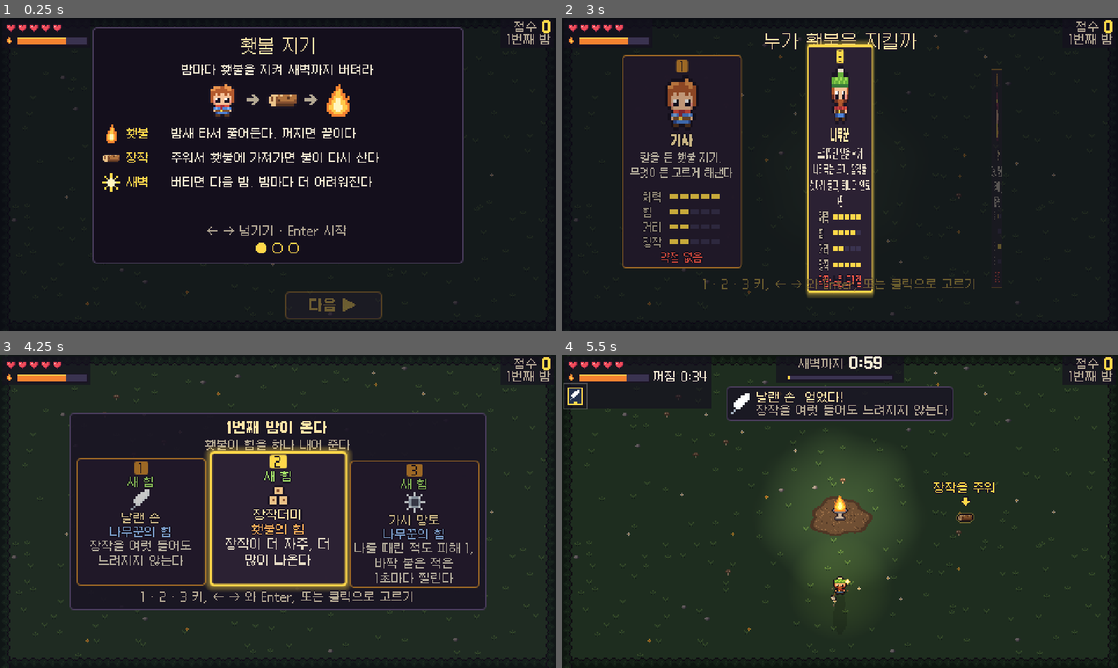
Above: before the commit, frames 1-4 (two rows, left to right).
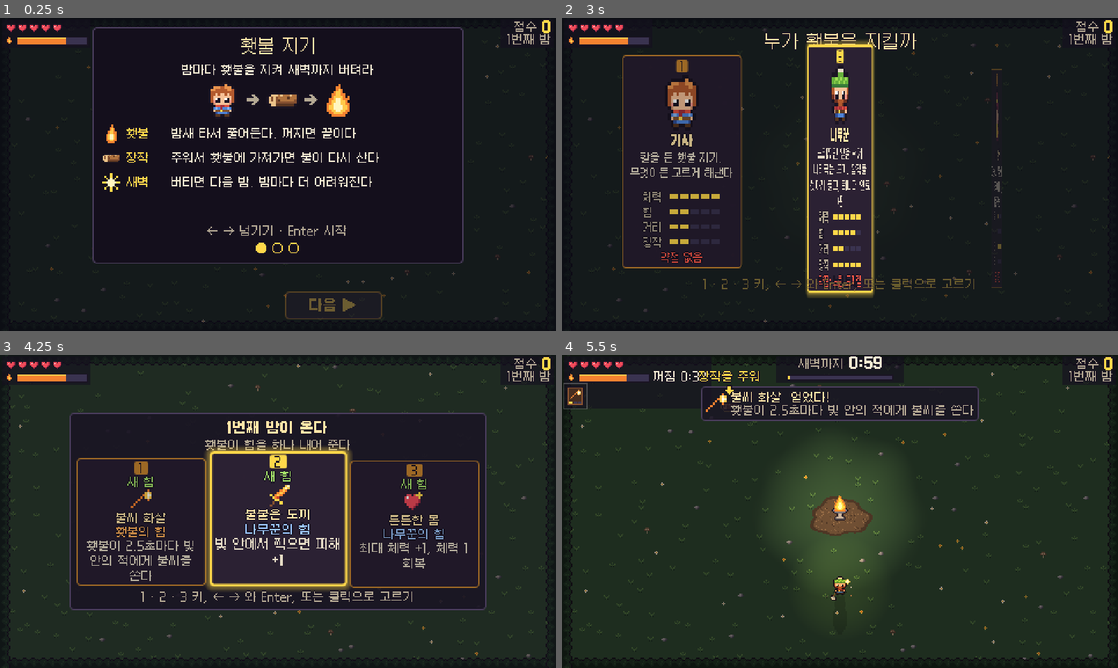
Above: after the commit, the same moments.

Repository: KHWook/2dgame1
Game: Godot game, scene res://src/main.tscn
The game is run twice, just before and just after one commit, with the same random seed, the same clock (stepped at 60 frames per second) and the same inputs.
Inputs (mouse positions are in pixels of both pictures, inside the frame that each line leads up to):
- Up to frame 1 (0.25 s): no input
- Up to frame 2 (3 s): tap Enter at 0.5 s; move the mouse to (962, 158) at 0.52 s; hold Right 0.53-1.25 s; tap 1 at 0.6 s; click (962, 158) at 0.67 s; tap Space at 0.77, 2.75 s; drag from (728, 190) to (812, 237) at 1.27 s; move the mouse to (895, 105) at 2.02 s; hold Right 2.03-2.75 s; tap 3 at 2.1 s; drag from (812, 237) to (673, 127) at 2.77 s
- Up to frame 3 (4.25 s): move the mouse to (444, 558) at 3.52 s; hold Left from 3.53 s (still down); tap Keypad Enter at 3.6 s; tap Space at 3.77 s
- Up to frame 4 (5.5 s): release Left at 4.25 s; drag from (673, 464) to (756, 433) at 4.27 s; move the mouse to (867, 511) at 5.02 s; hold Down from 5.03 s (still down); tap J at 5.1 s; click (867, 511) at 5.17 s

The runs differ from the first frame. In frame 1, 0.1% of the frame differs, in the area x 2-99%, y 8-98%; in frame 2, 0.3%; in frame 3, 3.8%; in frame 4, 4.0%, in the area x 1-99%, y 2-98%.

Commit message:
A fresh seed for every run a person starts
main.gd now says which seed each run is played on. Unless the seed is
fixed (--seed=N, or the bot, which keeps seed 1 so dev renders stay the
same), it draws one at boot and again at every run start from the system
clock and the time since launch: fresh_seed(clock_usec, ticks_usec), a
pure 31-bit mix into 1..999999. Until now every run was seed 1: the same
first three cards and the same enemies from the same places.

Every run starts in _take_character: from the choosing screen, at boot
when the bot or --char=ID skips that screen, and from an ending under
--char=ID, which used to restart inside the world on the same seed. It
hands the seed to World.choose, lays the ground out from it and prints
"run: seed N, id".

The _seeds scene holds fresh_seed: inside 1..999999 for 0 and the ends
of an int, the same for the same clocks, another one a microsecond
later, and 1000 starts a microsecond apart get at least 990 seeds spread
over the range.

Co-Authored-By: Claude Fable 5.2 <noreply@anthropic.com>

Diff:
--- a/src/main.gd
+++ b/src/main.gd
@@ -2,6 +2,8 @@
 ## world on Godot's fixed physics tick (D5), and shows the world by reading it (D4): src/art/painter.gd paints it.
 ## Words go in Control nodes such as Label, never into the world (C1): src/ui.gd holds them all.
 ## Touches become the same actions as keys in src/touch.gd, which main.gd merges in here.
+## It also says which seed each run is played on: a new one for every run a person starts (fresh_seed), so no two
+## runs are the same night. The simulation is handed the seed and never reads a clock (D2).
 extends Node2D
 
 const World := preload("res://src/sim/world.gd")
@@ -33,6 +35,8 @@
 const DAY_ENERGY := 0.3 # the torch still glows a little once the sun is up
 const FLARE_ENERGY := 0.5 # how much brighter the torch burns for a moment when it is fed
 const BOT_LOOKS := 90 # steps a demo bot leaves an offer on screen before it picks, so a person watching can read it
+const SEED_MOST := 999999 # a run's seed is 1 to this: few enough digits to read off the screen and to type after --seed=
+const STIR_BITS := 0x7fffffff # fresh_seed mixes on 31 bits, so that its products stay inside an int
 ## On the web, the first tap asks the browser for the whole screen held sideways (Android browsers allow it after a
 ## tap; an iPhone's Safari has no such call for a page, and nothing happens).
 const FULL_SCREEN_JS := "try{var d=document.documentElement;if(d.requestFullscreen){d.requestFullscreen({navigationUI:'hide'}).then(function(){if(screen.orientation&&screen.orientation.lock){return screen.orientation.lock('landscape');}}).catch(function(){});}}catch(e){}"
@@ -47,7 +51,10 @@
 var overlay: Node2D # above the night and the lights: what glows by itself, and the HUD pictures
 var ui # src/ui.gd: every word on screen, and the offer cards
 var records # src/records.gd: the best runs on disk
-var seed_value := 1
+var seed_value := 1 # the seed of the run on screen, the world's own
+## Every run is played on seed_value: --seed=N gave it, or the bot plays (seed 1 without --seed=N, so a dev render is
+## the same every time). Otherwise each run draws a new one (_next_seed).
+var seed_fixed := false
 var torch_lights: Array = [] # one PointLight2D per ring of tongues (Painter.LIGHT_RINGS), turning against each other
 var juice # src/art/juice.gd: hit-stop, shake, and which sounds the last step made
 var sfx := {} # sound name -> its AudioStreamPlayer
@@ -81,6 +88,7 @@
 	for a in OS.get_cmdline_user_args():
 		if a.begins_with("--seed="):
 			seed_value = int(a.substr(7))
+			seed_fixed = true
 		if a.begins_with("--skip="):
 			skip = int(a.substr(7))
 		if a.begins_with("--slot="): # which offer the bot always takes; --bot --seed=6 --slot=3 is the replay's night
@@ -92,6 +100,7 @@
 	perf = OS.get_cmdline_user_args().has("--perf")
 	if OS.get_cmdline_user_args().has("--bot"):
 		bot = Bot.new(slot)
+		seed_fixed = true
 	# The window's title is the game's name on the first screen. project.godot keeps the old config/name, which on
 	# desktop names the folder user://records.json lives in; the web build's page title comes from config/name.web.
 	get_window().title = Ui.INTRO_TITLE
@@ -100,15 +109,19 @@
 		push_warning("--char=%s is not a character (%s): the knight keeps the torch" % [character, ", ".join(Config.CHARACTERS.keys())])
 		character = "knight"
 	chosen_by_flag = character != ""
+	# The world made here is what shows behind the first screen and the choosing screen. A run starts in _take_character.
+	seed_value = _next_seed()
 	world = World.new(seed_value, character if chosen_by_flag else records.last_character())
+	painter = Painter.new(seed_value)
 	for a in OS.get_cmdline_user_args():
 		if a.begins_with("--night="):
 			start_night = int(a.substr(8))
 			start_slot = slot
 			world.begin_at(start_night, slot)
+	if bot != null or chosen_by_flag: # nobody is asked who keeps the torch: the run starts now
+		_take_character(world.character)
 	for i in skip if bot != null else 0: # --bot --skip=N: the bot plays N steps before the first frame, to look at a late night
 		world.step(bot.frame(world))
-	painter = Painter.new(seed_value)
 	juice = Juice.new(seed_value)
 	juice.seen(world)
 	for name in Sfx.SOUNDS:
@@ -184,13 +197,50 @@
 		ui.chooser.show(world.character)
 
 
-## The run starts (again) with this keeper: the same seed, the offers drawn for it.
+## A run starts with this keeper, on a new seed unless the seed is fixed: the offers are drawn for the keeper and the
+## ground is laid out from the seed. Every run starts here: as the game opens when nobody is asked who keeps the
+## torch (the bot, --char=ID), from the choosing screen, and from an ending when --char=ID chose.
 func _take_character(id: String) -> void:
-	records.remember_character(id)
+	seed_value = _next_seed()
 	world.choose(id, seed_value)
 	if start_night > 0:
 		world.begin_at(start_night, start_slot)
-	_set_choosing(false)
+	painter.lay_ground(seed_value)
+	print("run: seed %d, %s" % [seed_value, id])
+
+
+## The seed the next world is made from: the fixed one, or a new one from the system's clock and the time since the
+## game began.
+func _next_seed() -> int:
+	if seed_fixed:
+		return seed_value
+	return fresh_seed(int(Time.get_unix_time_from_system() * 1000000.0), Time.get_ticks_usec())
+
+
+## A run's seed, 1 to SEED_MOST, from two clocks in microseconds: the system's, which tells one launch from another,
+## and the time since the game began, which tells apart two starts inside one tick of the system's (it moves in coarse
+## steps on some machines and in browsers). The engine's own random numbers are kept out of src/ (D1), so the seed
+## comes from the clocks, here where D2 allows them. Pure: the same two numbers give the same seed. Every bit of
+## both is stirred in, 31 at a time, so a start one microsecond later gets a seed that has nothing to do with the
+## one before, and starts close together do not get seeds close together (tools/rules_test.gd's _seeds). A clock is
+## never negative, so the sign is left out: a negative number cannot be shifted.
+static func fresh_seed(clock_usec: int, ticks_usec: int) -> int:
+	var h := 0
+	for n in [clock_usec, ticks_usec]:
+		var left: int = n & 0x7fffffffffffffff
+		for i in 3:
+			h = _stir(h ^ (left & STIR_BITS))
+			left >>= 31
+	return 1 + h % SEED_MOST
+
+
+## One turn of fresh_seed's mix: 31 bits in, 31 bits out, no two inputs giving the same output, and each bit that goes
+## in moving about half of those that come out. Two multiplications by odd numbers with the high bits folded down
+## around them, kept to 31 bits so the products stay inside an int.
+static func _stir(h: int) -> int:
+	h = ((h ^ (h >> 16)) * 0x7feb352d) & STIR_BITS
+	h = ((h ^ (h >> 15)) * 0x5bd1e995) & STIR_BITS
+	return h ^ (h >> 16)
 
 
 func _unhandled_input(event: InputEvent) -> void:
@@ -227,6 +277,8 @@
 		elif moved != null:
 			ui.chooser.hover(moved.position)
 		if took != "":
+			records.remember_character(took)
+			_set_choosing(false)
 			_take_character(took)
 		return
 	if k != null and k.pressed and not k.echo and k.keycode == HELP_KEY:
@@ -270,8 +322,11 @@
 	pending = {}
 	if paused or intro or choosing or touch.upright(): # presses made while paused are dropped; keys still held count again once it goes on
 		return
-	if f.pressed.has("restart") and Ui.ENDINGS.has(world.phase) and bot == null and not chosen_by_flag:
-		_set_choosing(true) # a new run: who keeps the torch this time (the last one in focus)
+	if f.pressed.has("restart") and Ui.ENDINGS.has(world.phase) and bot == null:
+		if chosen_by_flag: # --char=ID keeps the torch again, unasked as when the game opened
+			_take_character(world.character)
+		else:
+			_set_choosing(true) # a new run: who keeps the torch this time (the last one in focus)
 		return
 	var holding: bool = juice.hold > 0 # hit-stop: the world is not stepped, so it is the same step a moment later
 	juice.frame()
--- a/tools/rules_test.gd
+++ b/tools/rules_test.gd
@@ -17,6 +17,7 @@
 const Juice := preload("res://src/art/juice.gd")
 const SimRng := preload("res://src/sim/rng.gd")
 const Replay := preload("res://tools/replay_test.gd")
+const Main := preload("res://src/main.gd")
 
 const SWING := 10 # steps: long enough for a swing to land (PLAYER.attack_hit_at)
 const LIT := Vector2(30.0, 0.0) # from the torch: well inside its light
@@ -2426,10 +2427,13 @@
 	return out
 
 
-## A run is the night its seed gives. World.choose(id, seed) starts the run that keeper and that seed give, whatever
-## the world was before: the offer a world made with them starts with and, played alike, the same world step for
-## step. Another seed gives another offer. A world that restarts by itself keeps the seed it was handed. The ground
-## the painter lays out again for a run (Painter.lay_ground) is its seed's, with nothing left of the run before.
+## A run is the night its seed gives, and every run a person starts gets a seed of its own. World.choose(id, seed)
+## starts the run that keeper and that seed give, whatever the world was before: the offer a world made with them
+## starts with and, played alike, the same world step for step. Another seed gives another offer. A world that
+## restarts by itself keeps the seed it was handed. The ground the painter lays out again for a run
+## (Painter.lay_ground) is its seed's, with nothing left of the run before. The seed main.gd draws from its two
+## clocks (Main.fresh_seed) is always 1 to SEED_MOST, the same for the same clocks, another one a microsecond later,
+## and a thousand starts a microsecond apart get nearly a thousand seeds, spread over the whole range.
 static func _seeds() -> Array:
 	var out := []
 	var steps := 600 # ten seconds of the first night: enemies have come out of the dark and wood has fallen
@@ -2471,6 +2475,36 @@
 	_expect(out, "the ground laid out again from another seed is that seed's, with nothing left of the last", [painter.scenery == Painter.new(2).scenery, painter.scenery == first], [true, false])
 	painter.lay_ground(1)
 	_expect(out, "and the first seed's again when it is laid out from that one", painter.scenery == first, true)
+	# main.gd draws the seed of every run a person starts from two clocks, in microseconds (Main.fresh_seed).
+	var most: int = Main.SEED_MOST
+	_expect(out, "a seed has at most six digits, to read off the screen and to type", most, 999999)
+	var outside := []
+	var edges := [0, 1, -1, 0x7fffffff, 0x80000000, 0xffffffff, 1 << 62, 9223372036854775807, -9223372036854775807 - 1, 1795766400000000]
+	for a in edges:
+		for b in edges:
+			var s: int = Main.fresh_seed(a, b)
+			if s < 1 or s > most:
+				outside.append([a, b, s])
+	var clock := 1795766400123456 # a microsecond of an evening late in 2026
+	var ticks := 7654321 # seven seconds into the game
+	var seed_then: int = Main.fresh_seed(clock, ticks)
+	_expect(out, "fresh_seed is pure: the same two clocks give the same seed", Main.fresh_seed(clock, ticks), seed_then)
+	_expect(out, "a microsecond later on either clock, or on both, the seed is another",
+		[Main.fresh_seed(clock, ticks + 1) != seed_then, Main.fresh_seed(clock + 1, ticks) != seed_then, Main.fresh_seed(clock + 1, ticks + 1) != seed_then], [true, true, true])
+	for moving in [[0, 1], [1, 0], [1, 1]]: # the game's clock alone, the system's alone, both together
+		var seen := {}
+		var tenths := [0, 0, 0, 0, 0, 0, 0, 0, 0, 0] # how many of the seeds fall in each tenth of 1..most
+		for i in 1000:
+			var s: int = Main.fresh_seed(clock + i * moving[0], ticks + i * moving[1])
+			if s < 1 or s > most:
+				outside.append([clock + i * moving[0], ticks + i * moving[1], s])
+			seen[s] = true
+			tenths[clampi((s - 1) * 10 / most, 0, 9)] += 1
+		if seen.size() < 990:
+			out.append("1000 starts a microsecond apart (clocks moving by %s) got %d different seeds, want at least 990" % [moving, seen.size()])
+		if tenths.min() < 50:
+			out.append("1000 starts a microsecond apart (clocks moving by %s) got seeds that cluster: %s in the tenths of the range, want at least 50 in each" % [moving, tenths])
+	_expect(out, "fresh_seed stays in 1..%d: for 0, 1, -1, the ends of an int and between, and for every start above ([clock, ticks, seed] outside)" % most, outside, [])
 	return out
 
 
